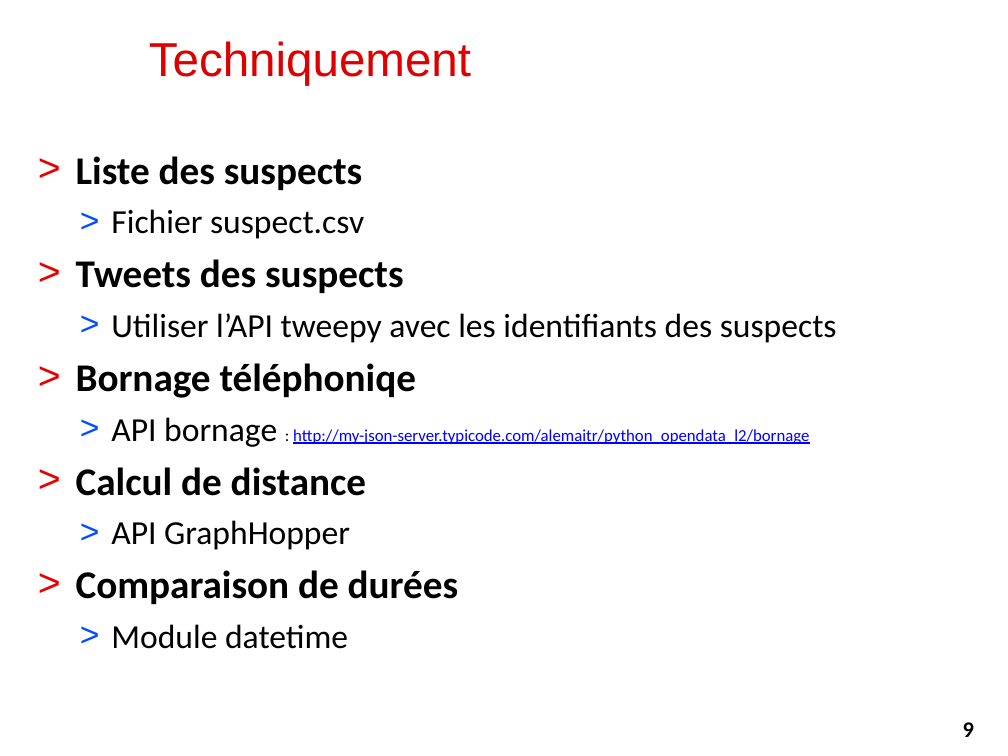
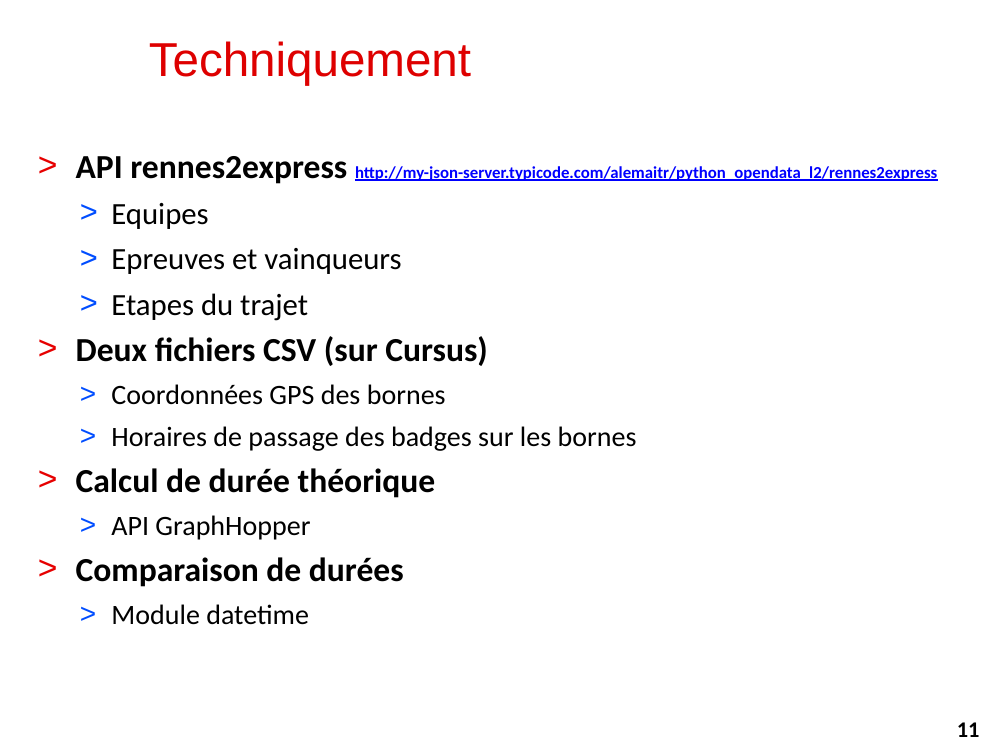
Before and after one commit to alemaitr/python_opendata_l2, a slide deck: slide 11 of pres_projet.pptx (slide 9 before the commit). Drawn at 1008x756 pixels with LibreOffice and Linux fonts; fonts in the diff are those of the drawing; background and template pictures are left out. Boxes give left, top, right and bottom in pixels: in the first picture for what was removed or moved away, otherwise in the second. Text is boxed around its words. In the diff, an @@ line names an element or a change of style, - is before the commit and + after.

Commit message:
Mise à jour présentation Rennes 2 Express

```diff
--- a/pres_projet.pptx
+++ b/pres_projet.pptx
@@ text at bbox=[76, 156, 937, 498]: text changed; size 24 to 12 pt; bold on @@
-> Liste des suspects
-  > Fichier suspect.csv
-> Tweets des suspects
-  > Utiliser l’API tweepy avec les identifiants des suspects
-> Bornage téléphoniqe
-  > API bornage : http://my-json-server.typicode.com/alemaitr/python_opendata_l2/bornage
-> Calcul de distance
+> API rennes2express http://my-json-server.typicode.com/alemaitr/python_opendata_l2/rennes2express
+  > Equipes
+  > Epreuves et vainqueurs
+  > Etapes du trajet
+> Deux fichiers CSV (sur Cursus)
+  > Coordonnées GPS des bornes
+  > Horaires de passage des badges sur les bornes
+> Calcul de durée théorique
@@ text at bbox=[76, 515, 404, 625]: size 24 to 20 pt in "API GraphHopper", "Module datetime"; size 28 to 24 pt in "Comparaison de durées" @@
@@ page number at bbox=[957, 722, 980, 737]: text changed @@
-9
+11
```
Also in this commit, not shown: 3 other slides changed, 11 slides added, 7 slides removed, 2 other files.
